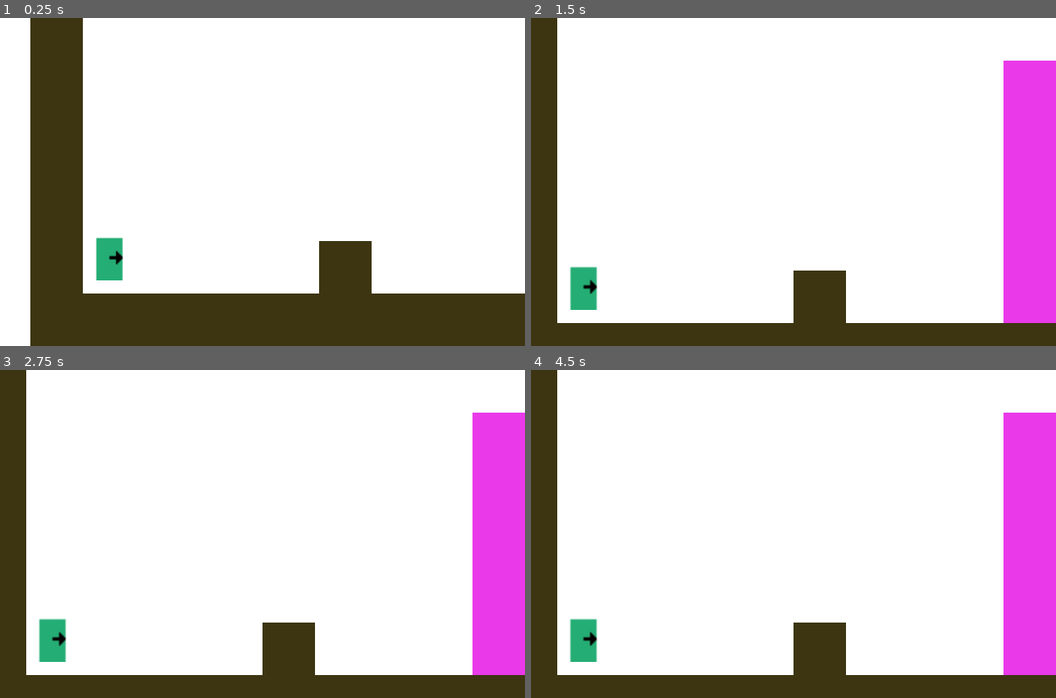
Above: before the commit, frames 1-4 (two rows, left to right).
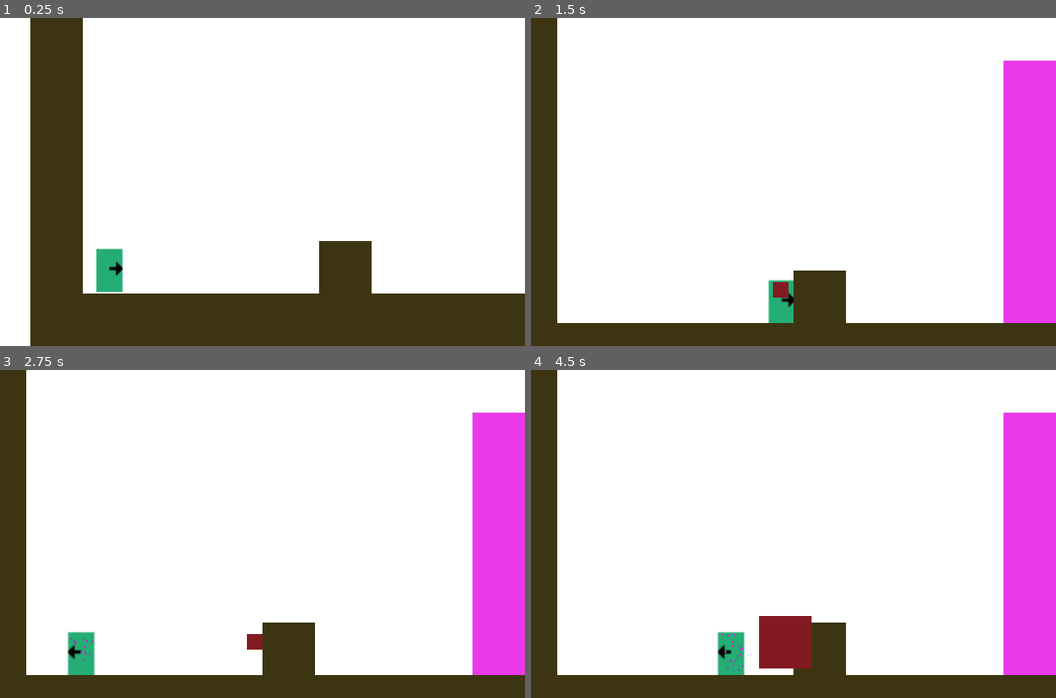
Above: after the commit, the same moments.

Repository: KapFlagon/Imoonity
Game: Godot game, scene res://src/scenes/levels/prototypes/TemplateLevel.tscn
Two runs of this game, one before a commit and one after it. Both use one fixed random seed, a clock stepped at 60 frames per second and the inputs below.
Inputs:
- Up to frame 1 (0.25 s): no input
- Up to frame 2 (1.5 s): hold D (move_right) from 0.53 s (still down); tap 1 (power_1) at 0.6 s; tap W (move_jump) at 0.77 s; tap P (action_fire) at 1.35 s
- Up to frame 3 (2.75 s): tap W (move_jump) at 1.52 s; tap 1 (power_1) at 1.55, 2.3 s; release D (move_right) at 2.03 s; hold A (move_left) from 2.03 s (still down); tap O (action_phase) at 2.1 s
- Up to frame 4 (4.5 s): release A (move_left) at 2.78 s; hold D (move_right) 2.78-4.28 s; tap 1 (power_1) at 2.85, 3.6 s; tap W (move_jump) at 3.02, 3.77 s; hold A (move_left) from 4.28 s (still down); tap P (action_fire) at 4.35 s

The runs differ from the first frame. In frame 1, 0.5% of the frame differs, in the area x 18-24%, y 67-84%; in frame 2, 1.3%; in frame 3, 1.5%; in frame 4, 3.0%, in the area x 7-54%, y 75-93%.
Error before the commit: Parse Error: The identifier "dash_used" isn't declared in the current scope. (res://src/scenes/game_objects/scripts/Player.gd:41)

Commit message:
Fixing some bugs in the dash.

Diff:
--- a/src/scenes/game_objects/scripts/Player.gd
+++ b/src/scenes/game_objects/scripts/Player.gd
@@ -7,7 +7,7 @@
 export var air_friction: int = 0.02
 export var base_movement_speed: int = 300
 export var max_movement_speed: int = 100
-export var jump_force: int = 150
+export var jump_force: int = 170
 
 # Additional variables
 var velocity: Vector2 = Vector2(0, 0)
@@ -38,7 +38,7 @@
 func update_player_velocity(delta: float) -> void:
 	velocity.x = update_player_horizontal_velocity()
 	velocity.y = update_player_vertical_velocity(delta, velocity.y)
-	if Input.is_action_just_pressed("power_1") and !dash_used:
+	if Input.is_action_just_pressed("power_1"):
 		velocity.x = launch_dash(velocity.x)
 
 
